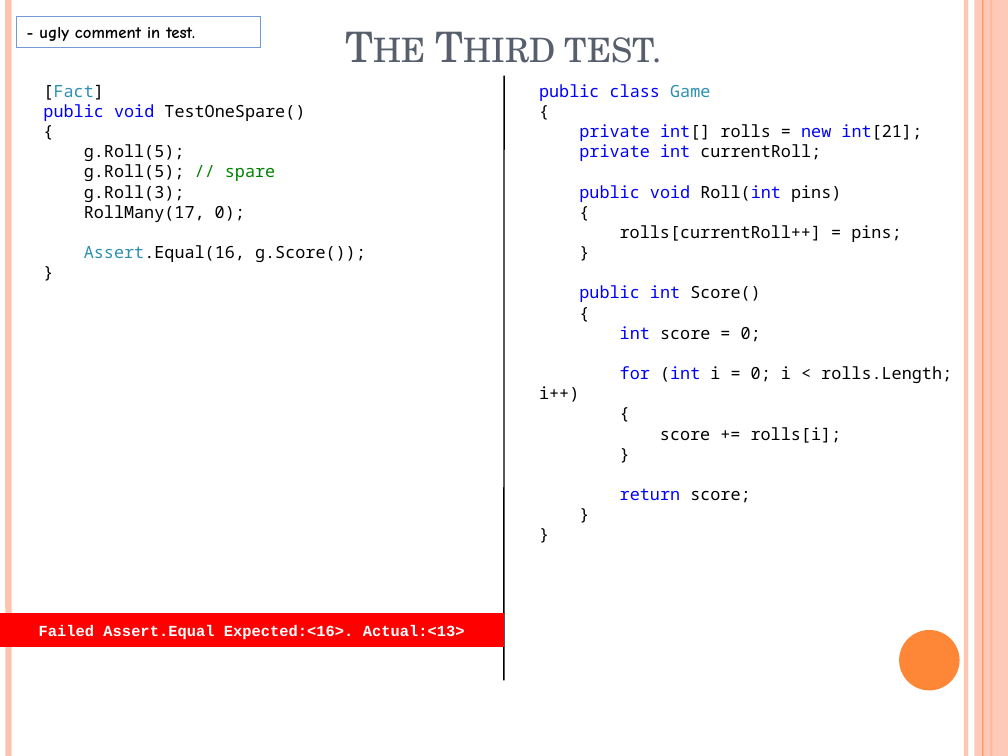
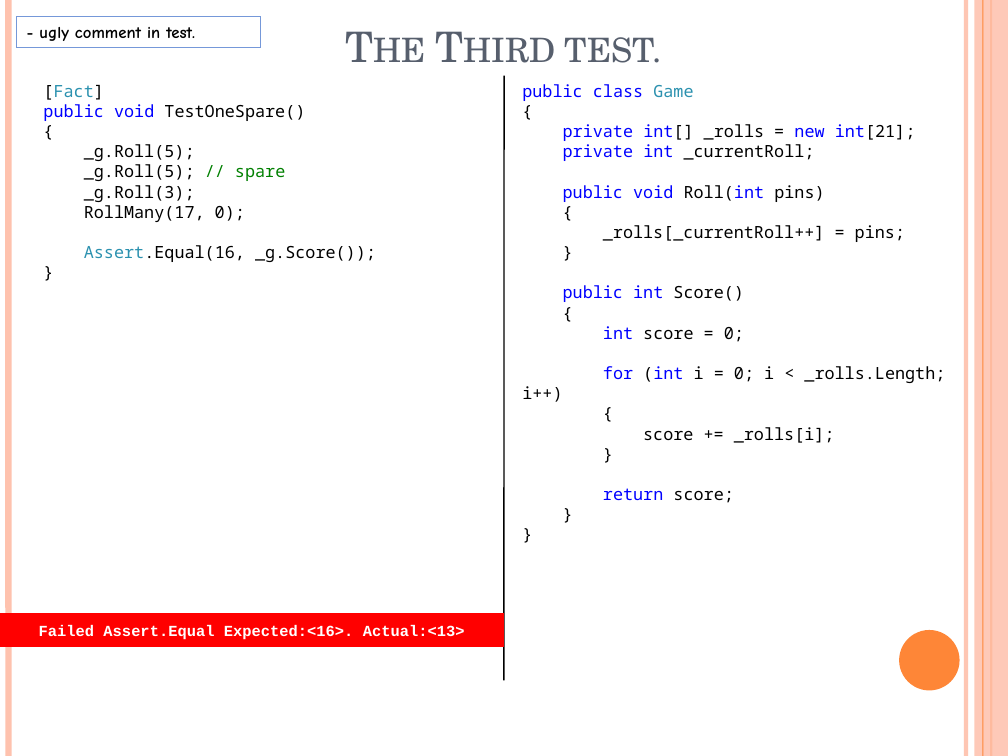
Before and after one commit to nielsruys/workshop-unit-testing, a slide deck: slide 33 of TDD/BowlingGameKata.pptx. Drawn at 1008x756 pixels with LibreOffice and Linux fonts; fonts in the diff are those of the drawing. Boxes give left, top, right and bottom in pixels: in the first picture for what was removed or moved away, otherwise in the second. Text is boxed around its words. In the diff, an @@ line names an element or a change of style, - is before the commit and + after.

Commit message:
BDD - scope on class

```diff
--- a/TDD/BowlingGameKata.pptx
+++ b/TDD/BowlingGameKata.pptx
@@ text "public class Game": place and size @@
-text "public class Game" at box(539, 84, 952, 503)
+text "public class Game" at box(522, 84, 945, 503)
@@ text at box(84, 144, 285, 202): text changed @@
-g.Roll(5);
-g.Roll(5); // spare
-g.Roll(3);
+_g.Roll(5);
+_g.Roll(5); // spare
+_g.Roll(3);
@@ text at box(563, 124, 916, 161): text changed; text colour #0000FF to #000000 @@
-private int[] rolls = new int[21];
-private int currentRoll;
+private int[] _rolls = new int[21];
+private int _currentRoll;
@@ text at box(603, 225, 905, 242): text changed @@
-rolls[currentRoll++] = pins;
+_rolls[_currentRoll++] = pins;
@@ text at box(84, 245, 376, 262): text changed @@
-Assert.Equal(16, g.Score());
+Assert.Equal(16, _g.Score());
@@ text at box(522, 366, 945, 402): text changed @@
-for (int i = 0; i < rolls.Length; i++)
+for (int i = 0; i < _rolls.Length; i++)
@@ text at box(643, 427, 835, 443): text changed @@
-score += rolls[i];
+score += _rolls[i];
```
Also in this commit, not shown: 30 other slides changed, 5 other files.
